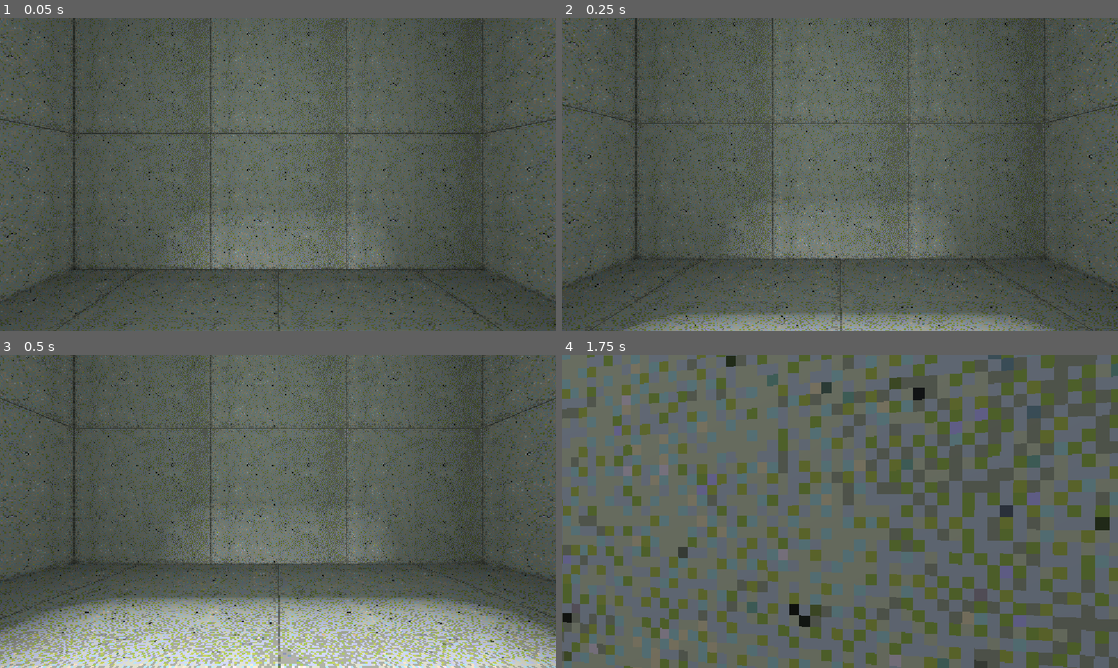
Above: before the commit, frames 1-4 (two rows, left to right).
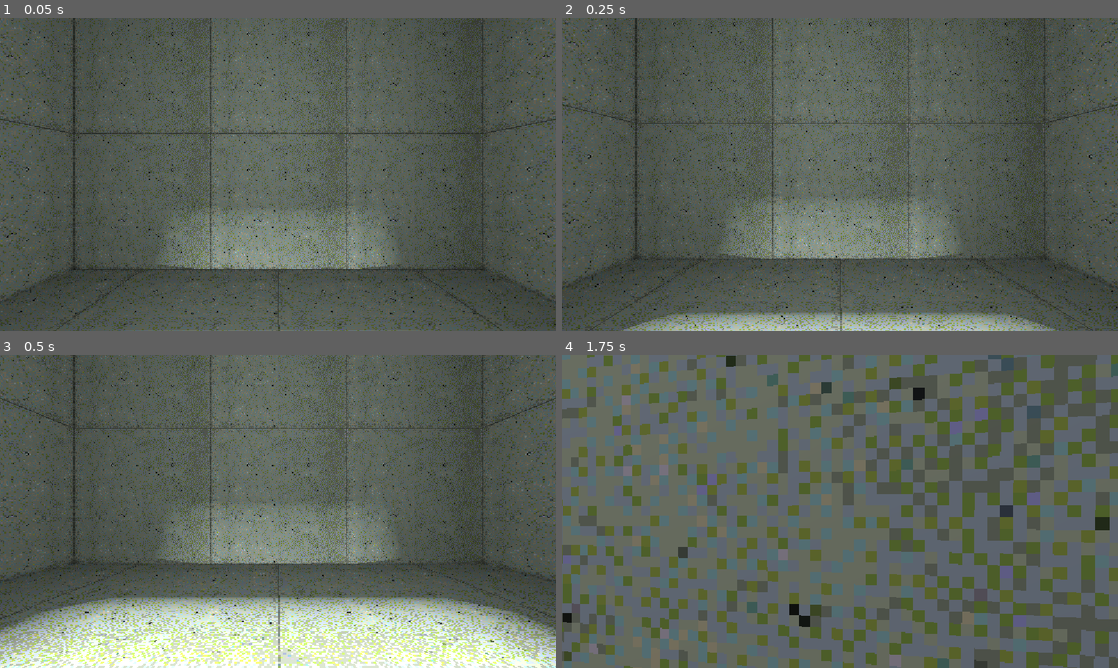
Above: after the commit, the same moments.

Repository: shagower/RE-ROUTE
Game: Godot game, scene res://main.tscn
Two runs of this game, one before a commit and one after it. Both use one fixed random seed, a clock stepped at 60 frames per second and the inputs below.
Inputs (mouse positions are in pixels of both pictures, inside the frame that each line leads up to):
- Up to frame 1 (0.05 s): no input
- Up to frame 2 (0.25 s): no input
- Up to frame 3 (0.5 s): no input
- Up to frame 4 (1.75 s): tap Enter at 0.5 s; move the mouse to (867, 511) at 0.52 s; hold W (char_up) from 0.53 s (still down); tap Shift (char_sprint) at 0.6, 1.35 s; tap Space (char_jump) at 0.77, 1.52 s; move the mouse to (812, 511) at 1.27 s

The runs differ from the first frame. In frame 1, less than 0.1% of the frame differs, in the area x 36-64%, y 72-81%; in frame 2, 2.6%; in frame 3, 19%, in the area x 0-100%, y 58-100%; in frame 4, nothing differs.

Commit message:
light

Diff:
--- a/main.tscn
+++ b/main.tscn
@@ -41,7 +41,10 @@
 
 [node name="OmniLight3D" type="OmniLight3D" parent="." unique_id=656250242]
 transform = Transform3D(1, 0, 0, 0, 1, 0, 0, 0, 1, 0, 23.637451, 0)
-light_energy = 9.238
+light_color = Color(0.93333334, 1, 0.93333334, 1)
+light_energy = 26.433
+light_indirect_energy = 1.04
+light_volumetric_fog_energy = 0.0
 shadow_enabled = true
 omni_range = 172.546
 
@@ -50,4 +53,5 @@
 light_color = Color(0.9137255, 1, 0.9098039, 1)
 light_energy = 2.841
 shadow_enabled = true
+shadow_blur = 0.0
 omni_range = 172.546
